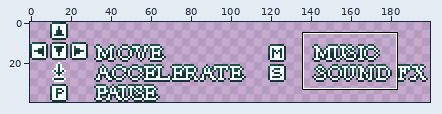
Two versions of one pixel-art file, sprites/instructions.aseprite. The picture above shows the old version from afar; the outline marks the close-up.
Close-up. First the earlier version:
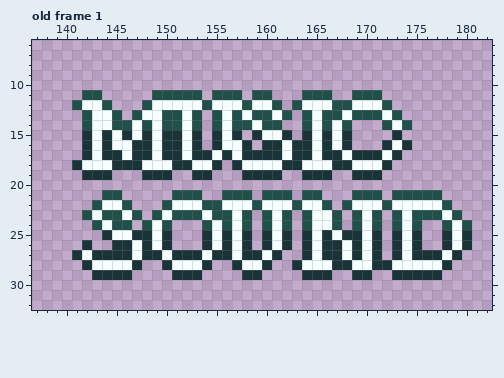
200x40 pixels, 1 frame. Shown: old frame 1: x 137..182, y 6..32. The commit also changed other frames or places, which this record leaves out.
After:
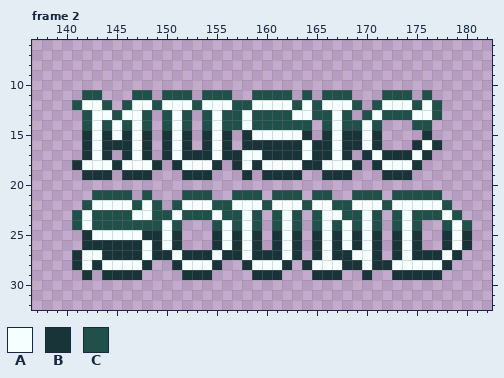
Palette (. is transparent): A #f6ffff  B #183439  C #20504a
A new or re-ordered frame is compared with the old frame closest to it.
From old to new:
frames 1 -> 3
--- frame 2 is new; against old frame 1
@@ x 137..182 @@
 10 ..............................................
-11 .....CC.....CCCCC.CCC.CC...CCC..CCC...........
-12 ....CAAC...CAAAAACAAACAAC.CAAACCAAAC..........
-13 .....CAAC.CAACCAC.CACACCAC.CACCACCCAC.........
-14 .....CAACCACACCAC.CACCACC..CACAC...CAC........
-15 .....BABABABABBAB.BAB.BAAB.BABAB....B.........
-16 .....BABAABBABBAB.BAAB.BBABBABAB...BAB........
-17 .....BABBABBABBABBABABBBBABBABBABBBAB.........
-18 ....BAAABBBAAABBAAB.BAAAABBAAABBAAAB..........
-19 .....BBB...BBB..BB...BBBB..BBB..BBB...........
+11 .....CC...CC.CCC.CCC..CCCC.C.CCC...CCC.C......
+12 ....CAAC.CAACAAACAAACCAAAACACAAAC.CAAACAC.....
+13 .....CAACAAC.CAC.CACCACCCCAACCAC.CACCCAAC.....
+14 .....CACACAC.CAC.CACCACCCCCC.CACCAC...CC......
+15 .....BABABAB.BAB.BAB.BAAAAAB.BABBAB....B......
+16 .....BABBBAB.BAB.BAB.BBBBBBABBABBAB...BAB.....
+17 .....BAB.BAB.BABBBABBAABBBBABBAB.BABBBAB......
+18 ....BAAABAAAB.BAAAB.BABAAAABBAAAB.BAAAB.......
+19 .....BBB.BBB...BBB...B.BBBB..BBB...BBB........
 20 ..............................................
-21 .......CC.....CCC..CCC.CCC.CC...CCC.CCCCC.....
-22 ......CAAC...CAAACCAAACAAACAAC.CAAACAAAAAC....
-23 .....CACCAC.CACCCACCAC.CAC.CAAC.CAC.CACCCAC...
-24 ......CACC.CAC...CACAC.CAC.CAAC.CAC.CAC..CAC..
-25 .......BAABBAB...BABAB.BAB.BABABBAB.BAB..BAB..
-26 .....B..BBABAB...BABAB.BAB.BABBABAB.BAB..BAB..
-27 ....BABBBBABBABBBABBABBAB..BABBABAB.BABBBAB...
-28 .....BAAAAB..BAAAB..BAAB..BAAABBAABBAAAAAB....
-29 ......BBBB....BBB....BB....BBB..BB..BBBBB.....
+21 ......CCCC.C...CCC..CCC.CCC.CC..CCC.CCCCC.....
+22 .....CAAAACAC.CAAACCAAACAAACAACCAAACAAAAAC....
+23 ....CACCCCAACCACCCACCAC.CAC.CAACCAC.CACCCAC...
+24 ....CACCCCCCCAC...CACAC.CAC.CACACAC.CAC..CAC..
+25 .....BAAAAABBAB...BABAB.BAB.BABABAB.BAB..BAB..
+26 .....BBBBBBABAB...BABAB.BAB.BABABAB.BAB..BAB..
+27 ....BAABBBBABBABBBABBABBBAB.BABBAAB.BABBBAB...
+28 ....BABAAAAB..BAAAB..BAAAB.BAAABBABBAAAAAB....
+29 .....B.BBBB....BBB....BBB...BBB..B..BBBBB.....
 30 ..............................................
Where, in picture pixels (left, top, right, bottom), the same in both close-ups:
changed: (72, 90, 442, 280)
